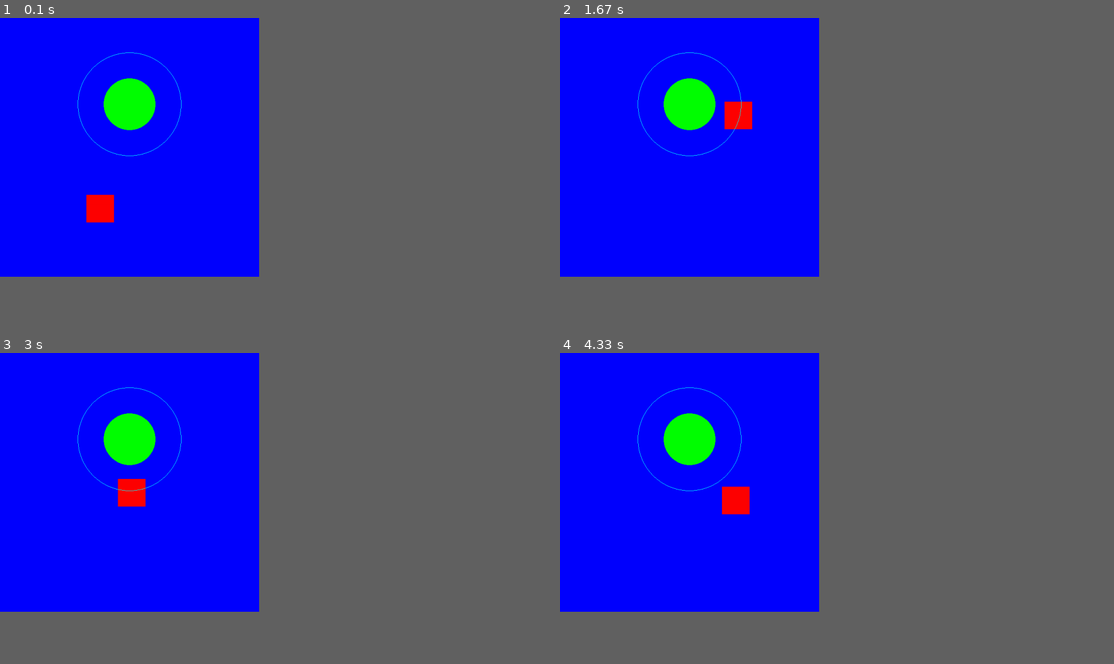
Above: before the commit, frames 1-4 (two rows, left to right).
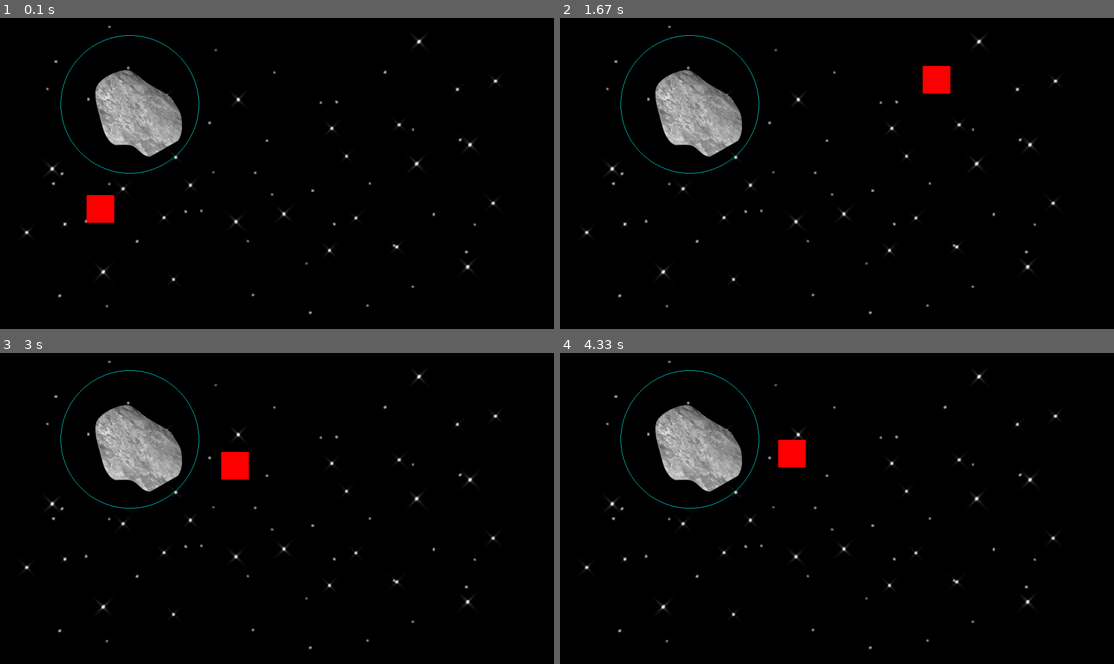
Above: after the commit, the same moments.

Repository: JaceEkko/gravityGame
Game: pygame game, started from pygameTest2.py
Two runs of this game, one before a commit and one after it. Both use one fixed random seed, a clock stepped at 60 frames per second and the inputs below.
Inputs:
- Up to frame 1 (0.1 s): no input
- Up to frame 2 (1.67 s): tap Space at 0.33, 0.73, 1.03, 1.23, 1.57 s; hold Right 0.67-1.13 s; hold Up 1.17-1.47 s; hold Right from 1.5 s (still down)
- Up to frame 3 (3 s): tap Space at 1.87, 2.07, 2.37, 2.63, 2.97 s; release Right at 1.97 s; hold Left 2-2.53 s; hold Down 2.57-2.87 s; hold Left from 2.9 s (still down)
- Up to frame 4 (4.33 s): tap Space at 3.27, 3.4, 3.8, 4.1 s; release Left at 3.3 s; hold Up 3.33-3.7 s; hold Right from 3.73 s (still down)
In our replay, the window is 421x421 before the commit and 900x506 after it. These sizes can differ from the game's own. Grey fills any space a smaller window leaves; there, only what the larger window draws over its background counts as a difference.

The runs differ from the first frame. In frame 1, 39% of the frame differs, in the area x 0-90%, y 0-96%; in frame 2, 40%; in frame 3, 39%; in frame 4, 39%.

Commit message:
Added multiple asteroid objects, but they dont appear yet

Diff:
--- /dev/null
+++ b/lunacity.py
@@ -0,0 +1,27 @@
+import pygame
+pygame.init()
+win = pygame.display.set_mode((1280, 720))
+pygame.display.set_caption("Lunacy")
+astronaut = pygame.image.load('astronaut.png')
+bg = pygame.image.load('bg2.jpg')
+ast = [pygame.image.load('a1.png'), pygame.image.load('a2.png'), pygame.image.load('a3.png')]
+x = 50
+y = 50
+width = 40
+height = 60
+vel = 5
+isJump = False
+jumpCount = 10
+left = False
+right = False
+walkCount = 0
+
+def redrawGameWindow():
+   global walkCount
+   win.blit(bg, (0, 0))
+   redrawGameWindow()
+
+run = True
+while run:
+    pass
+pygame.quit()
--- a/pygameTest2.py
+++ b/pygameTest2.py
@@ -3,11 +3,14 @@
 import pygame
 pygame.init()
 
-sWidth = 600
-sHeight = 600
+sWidth = 1280
+sHeight = 720
 win=pygame.display.set_mode((sWidth, sHeight))
 
 pygame.display.set_caption("First Game")
+
+bg = pygame.image.load('bg1.jpg')
+ast1 = pygame.image.load('a1.png')
 
 class player(object):
     def __init__(self,x,y,width,height):
@@ -15,7 +18,7 @@
         self.y=y
         self.width=width
         self.height=height
-        self.vel=3
+        self.vel=5
         self.isJump=False
         self.jumpCount = 10
 
@@ -28,16 +31,16 @@
         self.forceAdd=1
 
     def draw(self, win):
-        pygame.draw.circle(win, (0,255,0), (self.x, self.y), int(round(self.radius/2)))
+        win.blit(ast1, (self.x - self.radius/2, self.y- self.radius/2))#pygame.draw.circle(win, (0,255,0), (self.x, self.y), int(round(self.radius/2)))
         pygame.draw.circle(win, (0,255,255), (self.x, self.y), self.radius, 1)
 
 def inRange(xP, yP, xA, yA, gRange):
     xB = False
     yB = False
     within = False
-    if(xP >= xA - gRange and xP <= xA + gRange):
+    if(xP > xA - gRange and xP < xA + gRange):
         xB = True
-    if(yP >= yA - gRange and yP <= yA + gRange):
+    if(yP > yA - gRange and yP < yA + gRange):
         yB = True
     if xB and yB:
         within = True
@@ -48,17 +51,19 @@
 
 #Main Loop
 man = player(200,410,64,64)
-aster = asteroid(300,200,120)
+aster = asteroid(300,200,160)
+aster2 = asteroid(450,200,160)
+aster3 = asteroid(450,300,160)
 
 def reDrawGameWindow():
-    win.fill((0,0,255))
+    win.blit(bg, (0,0))#win.fill((0,0,255))
     pygame.draw.rect(win, (255,0,0), (man.x,man.y,man.width,man.height))#draws a rectangle in the window, you can also draw circles, etc.
     aster.draw(win)
     pygame.display.update()
 
 run = True
 while run:
-    pygame.time.delay(10)#include a delay to make things not run too fast
+    pygame.time.delay(5)#include a delay to make things not run too fast
 
     for event in pygame.event.get():#this loop knows all the events that could happen in pygame
         if event.type == pygame.QUIT: #you hit the close button, end game
@@ -91,10 +96,10 @@
 
     #gravity
     if inRange(man.x, man.y, aster.x, aster.y, aster.radius):
-        aster.force += 0.01
+        aster.force += 0.03
     else:
         if aster.force > 0:
-            aster.force -= 0.01
+            aster.force -= 0.03
 
     if man.x < aster.x:
         man.x += aster.force
Binary file added: a1.png
Binary file added: a2.png
Binary file added: a3.png
Binary file added: astronaut.png
Binary file added: bg1.jpg
Binary file added: bg2.jpg
